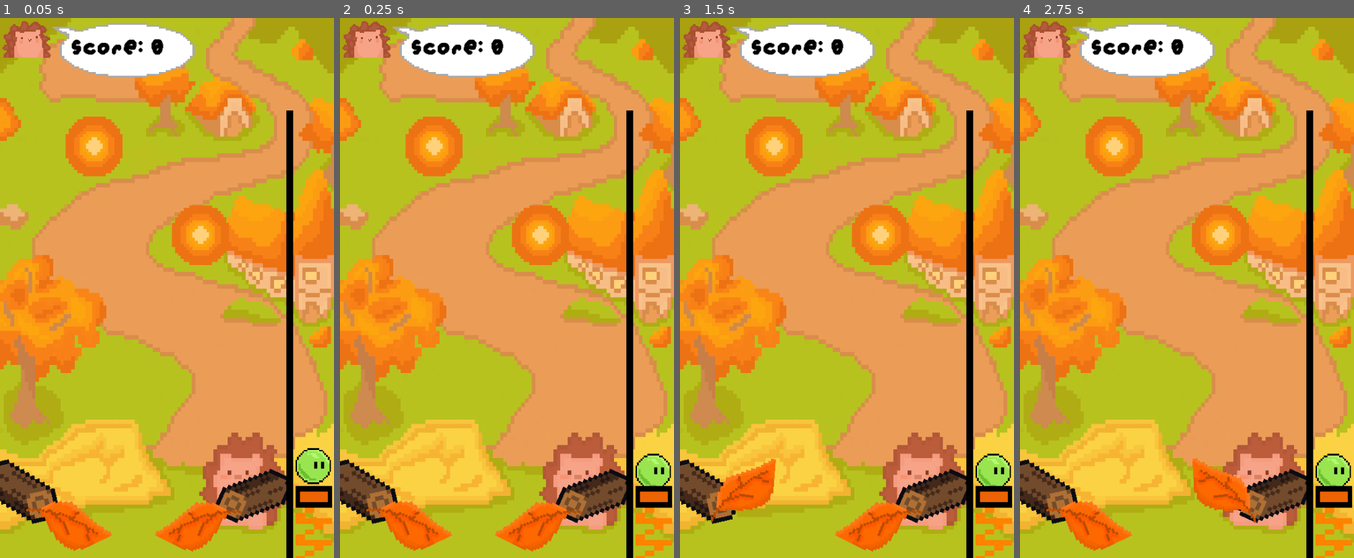
Above: before the commit, frames 1-4 (left to right).
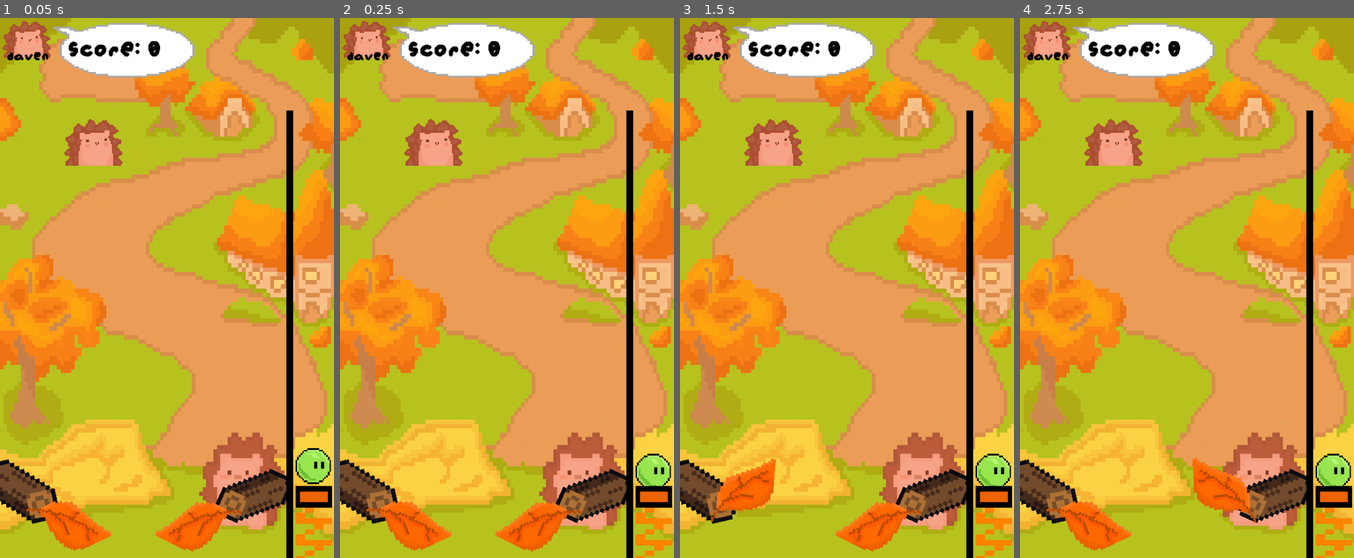
Above: after the commit, the same moments.

Repository: ILikeSloths24/HAVEN-GAME-JAM
Game: Godot game, scene res://SCENES/game.tscn
Two runs of this game, one before a commit and one after it. Both use one fixed random seed, a clock stepped at 60 frames per second and the inputs below.
Inputs:
- Up to frame 1 (0.05 s): no input
- Up to frame 2 (0.25 s): no input
- Up to frame 3 (1.5 s): tap Enter at 0.5 s; hold E (Right flipper) 0.53-1.28 s; tap W (launch) at 0.6, 1.35 s; tap Space at 1.25 s; hold Q (Left flipper) from 1.28 s (still down)
- Up to frame 4 (2.75 s): tap Enter at 2 s; release Q (Left flipper) at 2.03 s; hold E (Right flipper) from 2.03 s (still down); tap W (launch) at 2.1 s

The runs differ from the first frame. In frame 1, 3.7% of the frame differs, in the area x 2-69%, y 3-46%; in frame 2, 3.7%; in frame 3, 3.7%; in frame 4, 3.7%.

Commit message:
added respawns, tunnel that got deleted

Diff:
--- a/pin-bounce/SCENES/game.gd
+++ b/pin-bounce/SCENES/game.gd
@@ -2,7 +2,25 @@
 
 var score := 0
 @onready var score_label: Label = $CanvasLayer/ScoreLabel
+@onready var launcher_spawn: Marker2D = $LauncherSpawn
 
 func add_points(amount: int) -> void:
 	score += amount
 	score_label.text = "Score: " + str(score)
+
+func _on_drain_zone_body_entered(body: Node2D) -> void:
+	if body.name == "Ball":
+		call_deferred("reset_ball_to_tube", body)
+
+func reset_ball_to_tube(ball: RigidBody2D) -> void:
+	# Stop all motion
+	ball.linear_velocity = Vector2.ZERO
+	ball.angular_velocity = 0.0
+
+	# Safely move the RigidBody2D directly inside the physics server
+	var spawn_transform := Transform2D(0.0, $LauncherSpawn.global_position)
+	PhysicsServer2D.body_set_state(
+		ball.get_rid(),
+		PhysicsServer2D.BODY_STATE_TRANSFORM,
+		spawn_transform
+	)
--- a/pin-bounce/SCENES/game.tscn
+++ b/pin-bounce/SCENES/game.tscn
@@ -7,7 +7,6 @@
 [ext_resource type="Texture2D" uid="uid://c0pekjhtv7svi" path="res://ART/635812117569314004_360.png" id="4_63oq4"]
 [ext_resource type="Script" uid="uid://djv833xpjlgfr" path="res://SCRIPTS/flipper_2.gd" id="5_f8h2c"]
 [ext_resource type="Texture2D" uid="uid://du4g5tvlsndfo" path="res://ART/i hope this works.png" id="6_fv040"]
-[ext_resource type="Texture2D" uid="uid://cpb8lv2i6hsb0" path="res://ART/New Piskel.png" id="7_5j11q"]
 [ext_resource type="Texture2D" uid="uid://bk2u3vjwfev55" path="res://ART/Sprite-0004.png" id="7_ggca4"]
 [ext_resource type="Script" uid="uid://be55s6yy3d5vx" path="res://SCENES/bumper.gd" id="8_63oq4"]
 [ext_resource type="FontFile" uid="uid://kkvbts3uf0gg" path="res://ART/augiepixel.ttf" id="10_f8h2c"]
@@ -29,35 +28,6 @@
 
 [sub_resource type="CircleShape2D" id="CircleShape2D_ggca4"]
 
-[sub_resource type="AtlasTexture" id="AtlasTexture_63oq4"]
-atlas = ExtResource("7_5j11q")
-region = Rect2(0, 0, 32, 32)
-
-[sub_resource type="AtlasTexture" id="AtlasTexture_f8h2c"]
-atlas = ExtResource("7_5j11q")
-region = Rect2(32, 0, 32, 32)
-
-[sub_resource type="AtlasTexture" id="AtlasTexture_fv040"]
-atlas = ExtResource("7_5j11q")
-region = Rect2(0, 32, 32, 32)
-
-[sub_resource type="SpriteFrames" id="SpriteFrames_3mqob"]
-animations = [{
-"frames": [{
-"duration": 0.8,
-"texture": SubResource("AtlasTexture_63oq4")
-}, {
-"duration": 0.8,
-"texture": SubResource("AtlasTexture_f8h2c")
-}, {
-"duration": 0.8,
-"texture": SubResource("AtlasTexture_fv040")
-}],
-"loop": true,
-"name": &"default",
-"speed": 5.0
-}]
-
 [sub_resource type="CircleShape2D" id="CircleShape2D_f8h2c"]
 radius = 11.972786
 
@@ -79,10 +49,13 @@
 [sub_resource type="RectangleShape2D" id="RectangleShape2D_qmtrq"]
 size = Vector2(164.26262, 14.205753)
 
+[sub_resource type="RectangleShape2D" id="RectangleShape2D_04cm2"]
+size = Vector2(465, 20)
+
 [node name="Node2D" type="Node2D" unique_id=979197503]
 script = ExtResource("1_fv040")
 
-[node name="TextureRect" type="TextureRect" parent="." unique_id=105843388]
+[node name="Background" type="TextureRect" parent="." unique_id=105843388]
 anchors_preset = 15
 anchor_right = 1.0
 anchor_bottom = 1.0
@@ -100,13 +73,13 @@
 position = Vector2(-23, 40)
 scale = Vector2(0.94845325, 1.3277599)
 
-[node name="Sprite2D" type="Sprite2D" parent="." unique_id=250751333]
+[node name="Log2" type="Sprite2D" parent="." unique_id=250751333]
 position = Vector2(-260, 368)
 rotation = -0.22555453
 scale = Vector2(3.4347417, 3.4347417)
 texture = ExtResource("2_5j11q")
 
-[node name="Sprite2D2" type="Sprite2D" parent="." unique_id=1637295111]
+[node name="Log" type="Sprite2D" parent="." unique_id=1637295111]
 position = Vector2(117, 375)
 rotation = 1.9915146
 scale = Vector2(3.1799116, 3.1799116)
@@ -172,34 +145,14 @@
 position = Vector2(3.9183729, 1.8701298)
 shape = SubResource("CircleShape2D_ggca4")
 
-[node name="AnimatedSprite2D" type="AnimatedSprite2D" parent="Bumper" unique_id=1358051117]
-sprite_frames = SubResource("SpriteFrames_3mqob")
-frame = 1
-frame_progress = 0.06812516
+[node name="Sprite2D" type="Sprite2D" parent="Bumper" unique_id=656948667]
+position = Vector2(3.9183664, -0.41558444)
+scale = Vector2(0.45419055, 0.45419055)
+texture = ExtResource("11_rbqhu")
 
 [node name="HitZone" type="Area2D" parent="Bumper" unique_id=1446779831]
 
 [node name="CollisionShape2D" type="CollisionShape2D" parent="Bumper/HitZone" unique_id=523089958]
-position = Vector2(3.9183729, 1.8701298)
-shape = SubResource("CircleShape2D_f8h2c")
-
-[node name="Bumper2" type="StaticBody2D" parent="." unique_id=517555692]
-position = Vector2(13.000004, -55)
-scale = Vector2(4.5937514, 4.8125)
-script = ExtResource("8_63oq4")
-
-[node name="CollisionShape2D" type="CollisionShape2D" parent="Bumper2" unique_id=278832726]
-position = Vector2(3.9183729, 1.8701298)
-shape = SubResource("CircleShape2D_ggca4")
-
-[node name="AnimatedSprite2D" type="AnimatedSprite2D" parent="Bumper2" unique_id=2138245415]
-sprite_frames = SubResource("SpriteFrames_3mqob")
-frame = 1
-frame_progress = 0.06812516
-
-[node name="HitZone" type="Area2D" parent="Bumper2" unique_id=14129082]
-
-[node name="CollisionShape2D" type="CollisionShape2D" parent="Bumper2/HitZone" unique_id=204334034]
 position = Vector2(3.9183729, 1.8701298)
 shape = SubResource("CircleShape2D_f8h2c")
 
@@ -217,41 +170,52 @@
 flip_v = true
 
 [node name="ScoreLabel" type="Label" parent="CanvasLayer" unique_id=757522189]
-offset_left = 116.0
-offset_top = 27.0
-offset_right = 268.0
-offset_bottom = 73.0
+offset_left = 111.0
+offset_top = 30.0
+offset_right = 263.0
+offset_bottom = 76.0
 theme_override_colors/font_color = Color(0, 0, 0, 1)
 theme_override_fonts/font = ExtResource("10_f8h2c")
 theme_override_font_sizes/font_size = 47
 text = "Score: 0"
 
-[node name="StaticBody2D" type="StaticBody2D" parent="." unique_id=1699044917]
-
-[node name="CollisionShape2D" type="CollisionShape2D" parent="StaticBody2D" unique_id=625357927]
+[node name="DAVEN" type="Label" parent="CanvasLayer" unique_id=982331482]
+offset_left = 12.0
+offset_top = 50.000004
+offset_right = 164.0
+offset_bottom = 96.0
+scale = Vector2(0.57449985, 0.57449985)
+theme_override_colors/font_color = Color(0, 0, 0, 1)
+theme_override_fonts/font = ExtResource("10_f8h2c")
+theme_override_font_sizes/font_size = 47
+text = "DAVEN"
+
+[node name="Walls" type="StaticBody2D" parent="." unique_id=1699044917]
+
+[node name="CollisionShape2D" type="CollisionShape2D" parent="Walls" unique_id=625357927]
 position = Vector2(-311, 38)
 shape = SubResource("RectangleShape2D_ltfqq")
 
-[node name="CollisionShape2D2" type="CollisionShape2D" parent="StaticBody2D" unique_id=1939461391]
+[node name="CollisionShape2D2" type="CollisionShape2D" parent="Walls" unique_id=1939461391]
 position = Vector2(267, 32)
 shape = SubResource("RectangleShape2D_ltfqq")
 
-[node name="CollisionShape2D3" type="CollisionShape2D" parent="StaticBody2D" unique_id=1842466363]
+[node name="CollisionShape2D3" type="CollisionShape2D" parent="Walls" unique_id=1842466363]
 position = Vector2(-35, -411.99997)
 rotation = -1.5727174
 shape = SubResource("RectangleShape2D_ltfqq")
 
-[node name="CollisionShape2D4" type="CollisionShape2D" parent="StaticBody2D" unique_id=1258065452]
+[node name="CollisionShape2D4" type="CollisionShape2D" parent="Walls" unique_id=1258065452]
 position = Vector2(-598, 169)
 rotation = -1.0859029
 shape = SubResource("RectangleShape2D_ltfqq")
 
-[node name="CollisionShape2D5" type="CollisionShape2D" parent="StaticBody2D" unique_id=1719862569]
+[node name="CollisionShape2D5" type="CollisionShape2D" parent="Walls" unique_id=1719862569]
 position = Vector2(106.863556, 375.23938)
 rotation = -0.3401245
 shape = SubResource("RectangleShape2D_s6nxh")
 
-[node name="CollisionShape2D6" type="CollisionShape2D" parent="StaticBody2D" unique_id=1254668660]
+[node name="CollisionShape2D6" type="CollisionShape2D" parent="Walls" unique_id=1254668660]
 position = Vector2(227, -406.00003)
 rotation = 0.7837351
 shape = SubResource("RectangleShape2D_rbqhu")
@@ -283,10 +247,19 @@
 shape = SubResource("RectangleShape2D_qmtrq")
 one_way_collision = true
 
-[node name="Sprite2D3" type="Sprite2D" parent="." unique_id=1420555455]
+[node name="Divider pole" type="Sprite2D" parent="." unique_id=1420555455]
 position = Vector2(181, 204)
 scale = Vector2(-5.289566, 29.998236)
 texture = ExtResource("14_4no2h")
 
+[node name="DrainZone" type="Area2D" parent="." unique_id=1383838595]
+
+[node name="CollisionShape2D" type="CollisionShape2D" parent="DrainZone" unique_id=872656610]
+position = Vector2(-61, 469)
+shape = SubResource("RectangleShape2D_04cm2")
+
+[node name="LauncherSpawn" type="Marker2D" parent="." unique_id=918012094]
+position = Vector2(214, 325)
+
 [connection signal="body_entered" from="Bumper/HitZone" to="Bumper" method="_on_hit_zone_body_entered"]
-[connection signal="body_entered" from="Bumper2/HitZone" to="Bumper2" method="_on_hit_zone_body_entered"]
+[connection signal="body_entered" from="DrainZone" to="." method="_on_drain_zone_body_entered"]
--- /dev/null
+++ b/pin-bounce/SCENES/tunnel.tscn
@@ -0,0 +1,87 @@
+[gd_scene format=3 uid="uid://cvhbg0pw7qa7d"]
+
+[ext_resource type="Texture2D" uid="uid://bue61ki5afuve" path="res://ART/tunnel.png" id="1_ix74s"]
+
+[sub_resource type="RectangleShape2D" id="RectangleShape2D_7204b"]
+size = Vector2(2, 11.315006)
+
+[sub_resource type="RectangleShape2D" id="RectangleShape2D_cor4g"]
+size = Vector2(2.120491, 23.388493)
+
+[sub_resource type="RectangleShape2D" id="RectangleShape2D_vrwlr"]
+size = Vector2(1.9166374, 10.435025)
+
+[sub_resource type="RectangleShape2D" id="RectangleShape2D_h14db"]
+size = Vector2(7.4535894, 1.4907179)
+
+[node name="StaticBody2D" type="StaticBody2D" unique_id=506709310]
+scale = Vector2(4.695724, 4.695724)
+
+[node name="Sprite2D" type="Sprite2D" parent="." unique_id=1777403078]
+scale = Vector2(0.9852961, 1)
+texture = ExtResource("1_ix74s")
+
+[node name="CollisionShape2D" type="CollisionShape2D" parent="." unique_id=510197798]
+position = Vector2(-21, 6)
+scale = Vector2(-0.9072008, 1.3739326)
+shape = SubResource("RectangleShape2D_7204b")
+
+[node name="CollisionShape2D2" type="CollisionShape2D" parent="." unique_id=285755643]
+position = Vector2(-20.267225, 18.299395)
+rotation = 2.4619844
+scale = Vector2(0.9072008, -1.3739327)
+shape = SubResource("RectangleShape2D_7204b")
+
+[node name="CollisionShape2D6" type="CollisionShape2D" parent="." unique_id=1458977875]
+position = Vector2(-12.351664, 6.0693517)
+rotation = -3.1415925
+scale = Vector2(0.9072008, -1.3739326)
+shape = SubResource("RectangleShape2D_7204b")
+
+[node name="CollisionShape2D3" type="CollisionShape2D" parent="." unique_id=355823223]
+position = Vector2(-16.397898, -9.583187)
+rotation = -2.2810776
+scale = Vector2(0.6322815, -1.1425121)
+shape = SubResource("RectangleShape2D_cor4g")
+
+[node name="CollisionShape2D4" type="CollisionShape2D" parent="." unique_id=677839368]
+position = Vector2(3.224129, -13.393217)
+rotation = -1.5609977
+scale = Vector2(0.6322815, -1.1425121)
+shape = SubResource("RectangleShape2D_cor4g")
+
+[node name="CollisionShape2D5" type="CollisionShape2D" parent="." unique_id=65214754]
+position = Vector2(19.379332, -8.518389)
+rotation = -0.3943647
+scale = Vector2(0.6322815, -1.1425121)
+shape = SubResource("RectangleShape2D_cor4g")
+
+[node name="CollisionShape2D7" type="CollisionShape2D" parent="." unique_id=2095452175]
+position = Vector2(-4.6851134, -0.8518388)
+rotation = -0.29281333
+shape = SubResource("RectangleShape2D_vrwlr")
+
+[node name="CollisionShape2D8" type="CollisionShape2D" parent="." unique_id=1727582730]
+position = Vector2(6.3887916, -1.7036774)
+rotation = -0.29281333
+shape = SubResource("RectangleShape2D_vrwlr")
+
+[node name="CollisionShape2D9" type="CollisionShape2D" parent="." unique_id=1623336264]
+position = Vector2(10.860945, -1.0647986)
+rotation = -0.079307154
+shape = SubResource("RectangleShape2D_vrwlr")
+
+[node name="CollisionShape2D10" type="CollisionShape2D" parent="." unique_id=1698087387]
+position = Vector2(8.092468, -7.24063)
+rotation = -0.027805636
+shape = SubResource("RectangleShape2D_h14db")
+
+[node name="CollisionShape2D11" type="CollisionShape2D" parent="." unique_id=1708609568]
+position = Vector2(-9.370227, -3.4073555)
+rotation = -0.68254066
+shape = SubResource("RectangleShape2D_h14db")
+
+[node name="CollisionShape2D12" type="CollisionShape2D" parent="." unique_id=1577543706]
+position = Vector2(-8.518387, 15.333097)
+rotation = 0.69901013
+shape = SubResource("RectangleShape2D_h14db")
Binary file added: pin-bounce/ART/tunnel.png
Not shown, added: pin-bounce/ART/tunnel.png.import
